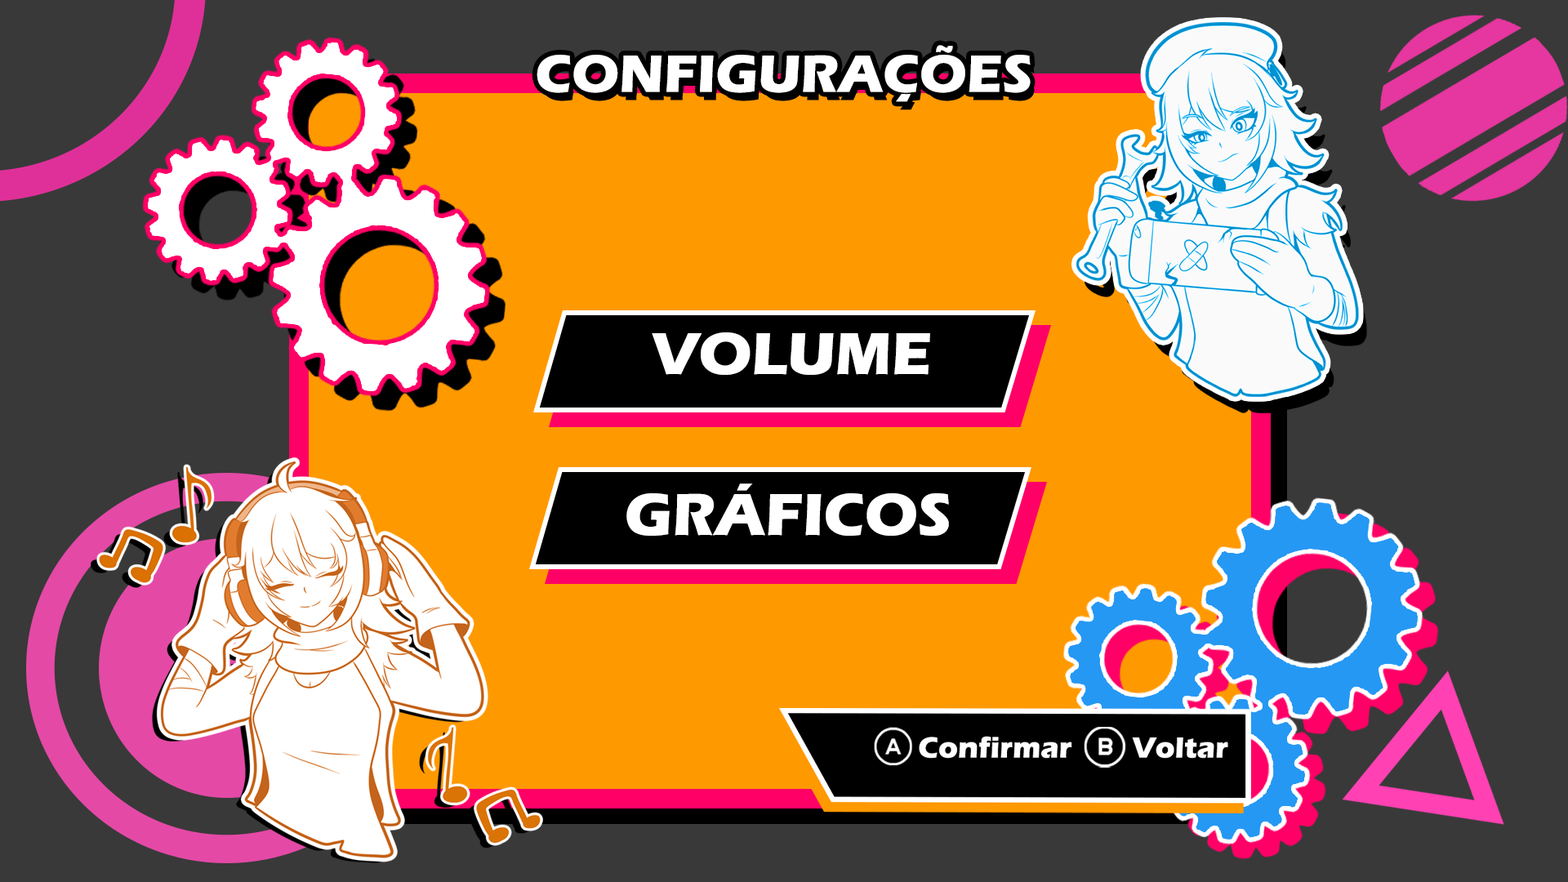
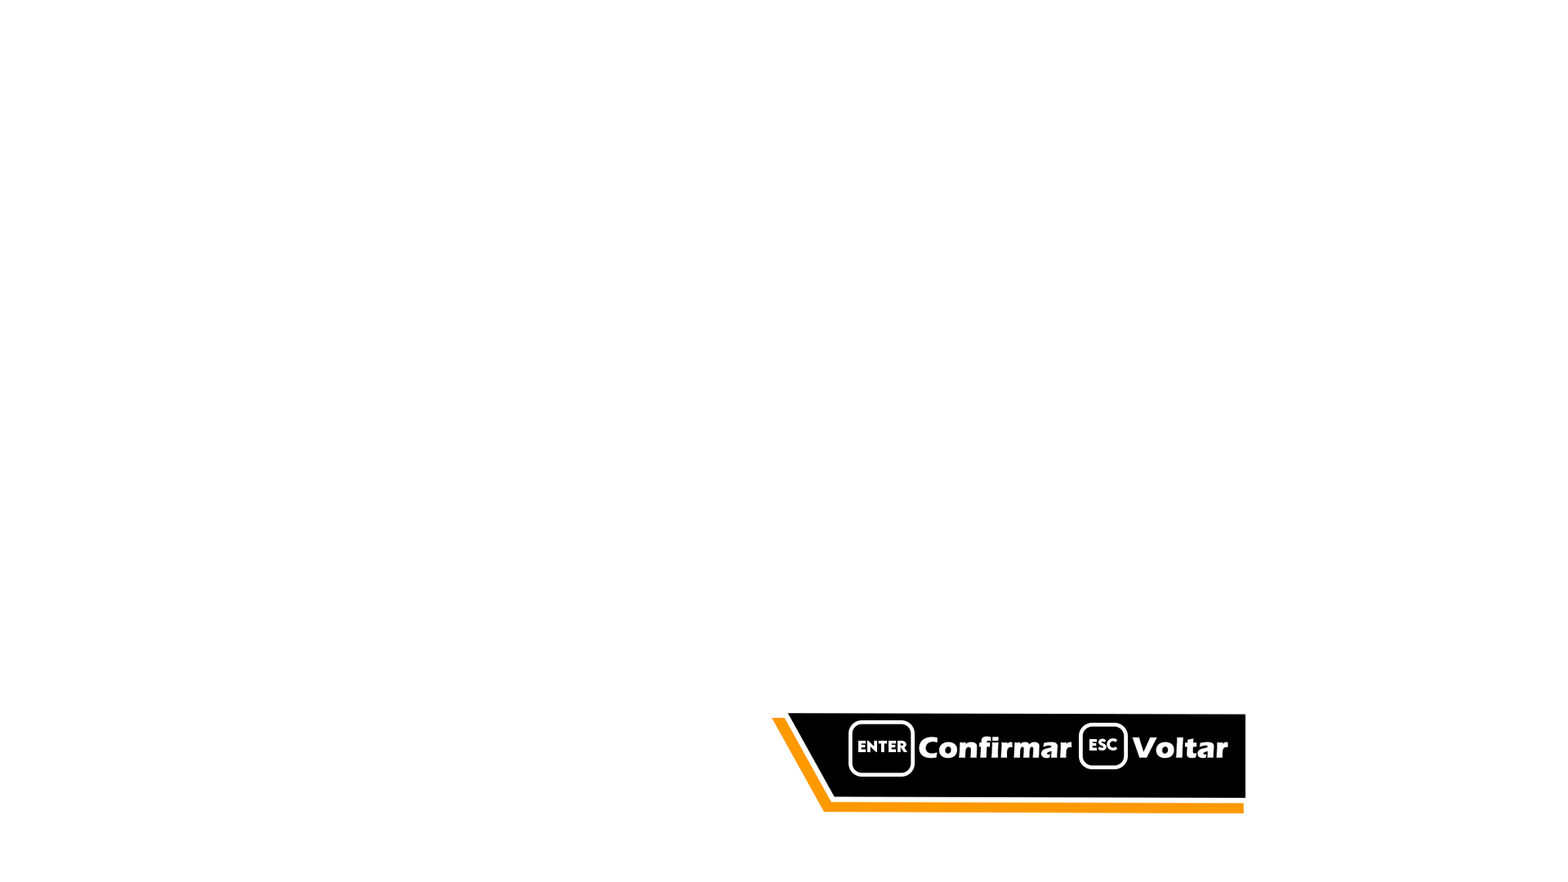
Layers edited between the first and the second 1568 × 882 image:
hid "Pandora 1" over 1076, 22, 1359, 397
hid "Pandora 2" over 90, 457, 544, 864
hid "CONFIGURAÇÕES" over 536, 44, 1031, 103
hid "GRÁFICOS" over 626, 483, 949, 536
hid "VOLUME" over 651, 332, 931, 375
added layer "botoões inferiores teclado" above "botçoes inferiores" over 771, 708, 1252, 814
hid "Retângulo 1" (1st of 2), painted on it over 529, 467, 1032, 570
hid "Retângulo 1" (2nd of 2), painted on it over 533, 310, 1036, 413
hid "Engrenagem Icon" (1st of 2) over 141, 36, 508, 412
hid "Engrenagem Icon" (2nd of 2) over 1062, 496, 1439, 860
hid "Retângulo 2" over 289, 73, 1288, 825
hid "Triângulo 1" over 1341, 670, 1505, 826
hid "Elipse 3" over 0, 0, 206, 202
hid "Elipse 4" over 1379, 14, 1568, 202
hid "Elipse 2" over 26, 472, 428, 864
hid "Camada 1" over 0, 0, 1568, 882